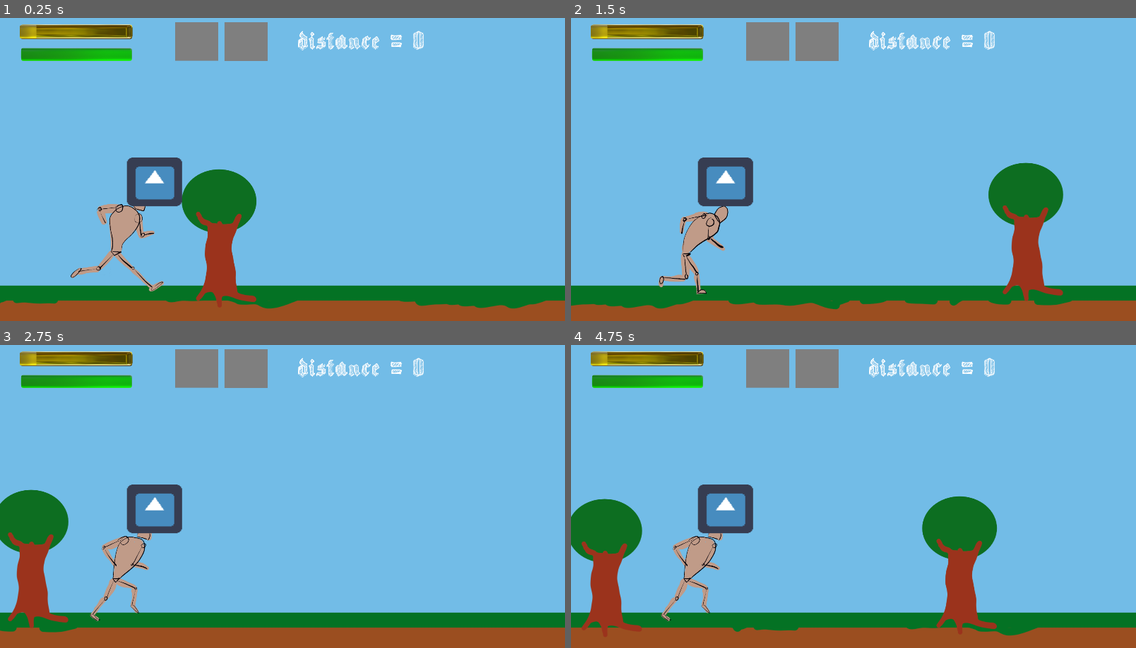
Above: before the commit, frames 1-4 (two rows, left to right).
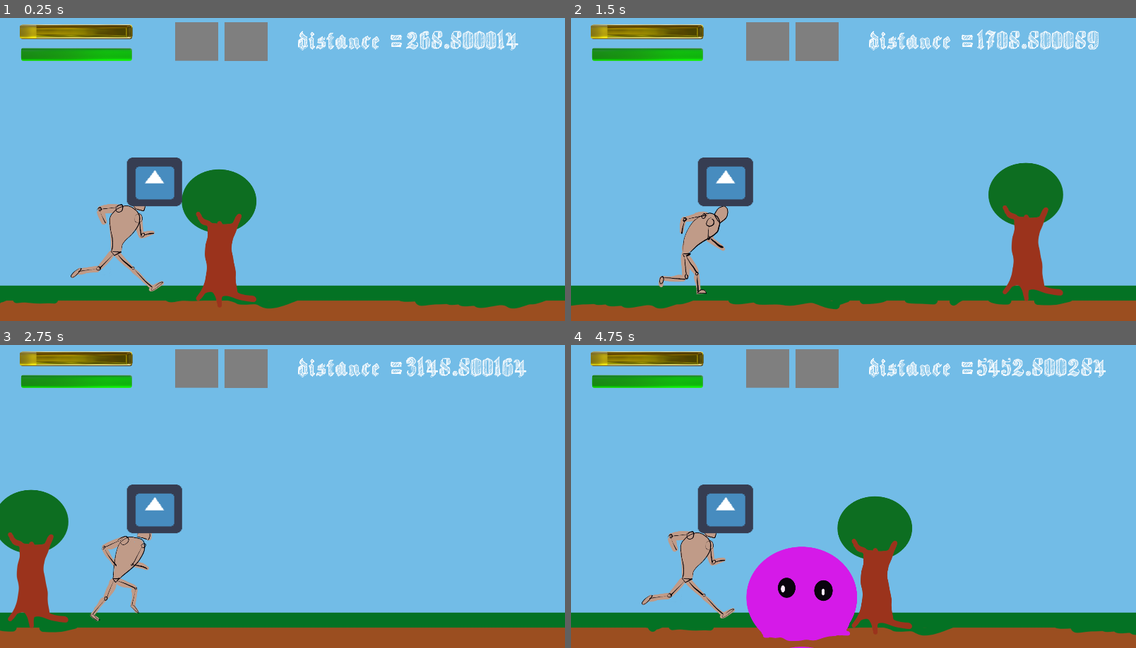
Above: after the commit, the same moments.

Repository: S-Blanco/GMTK_gamejam2023
Game: Godot game, scene res://Src/World/world.tscn
Same seed, same stepped clock (60 frames per second), same inputs: the game is played once before the commit and once after it. The engine's default icon, where the game draws it, is replaced by a stand-in: a white triangle on a blue panel in a dark square.
Inputs (mouse positions are in pixels of both pictures, inside the frame that each line leads up to):
- Up to frame 1 (0.25 s): no input
- Up to frame 2 (1.5 s): click (768, 42) at 0.5 s; click (819, 42) at 1.25 s
- Up to frame 3 (2.75 s): click (197, 369) at 2 s
- Up to frame 4 (4.75 s): click (819, 369) at 2.75 s; click (768, 369) at 3.5 s; click (819, 369) at 4.25 s

The runs differ from the first frame. In frame 1, 0.7% of the frame differs, in the area x 71-92%, y 3-11%; in frame 2, 0.8%; in frame 3, 0.8%; in frame 4, 18%, in the area x 0-100%, y 4-100%.
Error before the commit: Parse Error: Mixed tabs and spaces in indentation. (res://Src/TestEnemyMovement.gd:57)

Commit message:
Spaces and tabs corrected

Diff:
--- a/Game/Src/Characters/Character.tscn
+++ b/Game/Src/Characters/Character.tscn
@@ -1,5 +1,4 @@
-
-[gd_scene load_steps=7 format=2]
+[gd_scene load_steps=6 format=2]
 
 [ext_resource path="res://Src/Objects/sword.tscn" type="PackedScene" id=1]
 [ext_resource path="res://Assets/Characters/Heroes/Hero1-spritesheet.png" type="Texture" id=2]
--- a/Game/Src/TestEnemyMovement.gd
+++ b/Game/Src/TestEnemyMovement.gd
@@ -54,8 +54,8 @@
 	var closest_enemy
 	var NMX
 
-  scrollDist += delta*base_pixel_speed
-  GlobalVariables.distance = scrollDist
+	scrollDist += delta*base_pixel_speed
+	GlobalVariables.distance = scrollDist
 
 # Enemy spawn
 #	print(scrollDist,' ',fmod(scrollDist,spawn_position),' ',delta*curr_pixel_speed,' ',spawn_position-delta*curr_pixel_speed)
--- a/Game/Src/TestEnemyMovement.tscn
+++ b/Game/Src/TestEnemyMovement.tscn
@@ -16,13 +16,13 @@
 [node name="Character" parent="." instance=ExtResource( 4 )]
 position = Vector2( 242, 605 )
 
-[node name="Tween" type="Tween" parent="."]
-
 [node name="PlayerControls" parent="Character" instance=ExtResource( 1 )]
 margin_left = -242.0
 margin_top = -605.0
 margin_right = -242.0
 margin_bottom = -605.0
+
+[node name="Tween" type="Tween" parent="."]
 
 [node name="Power1Toggle" parent="." instance=ExtResource( 5 )]
 
